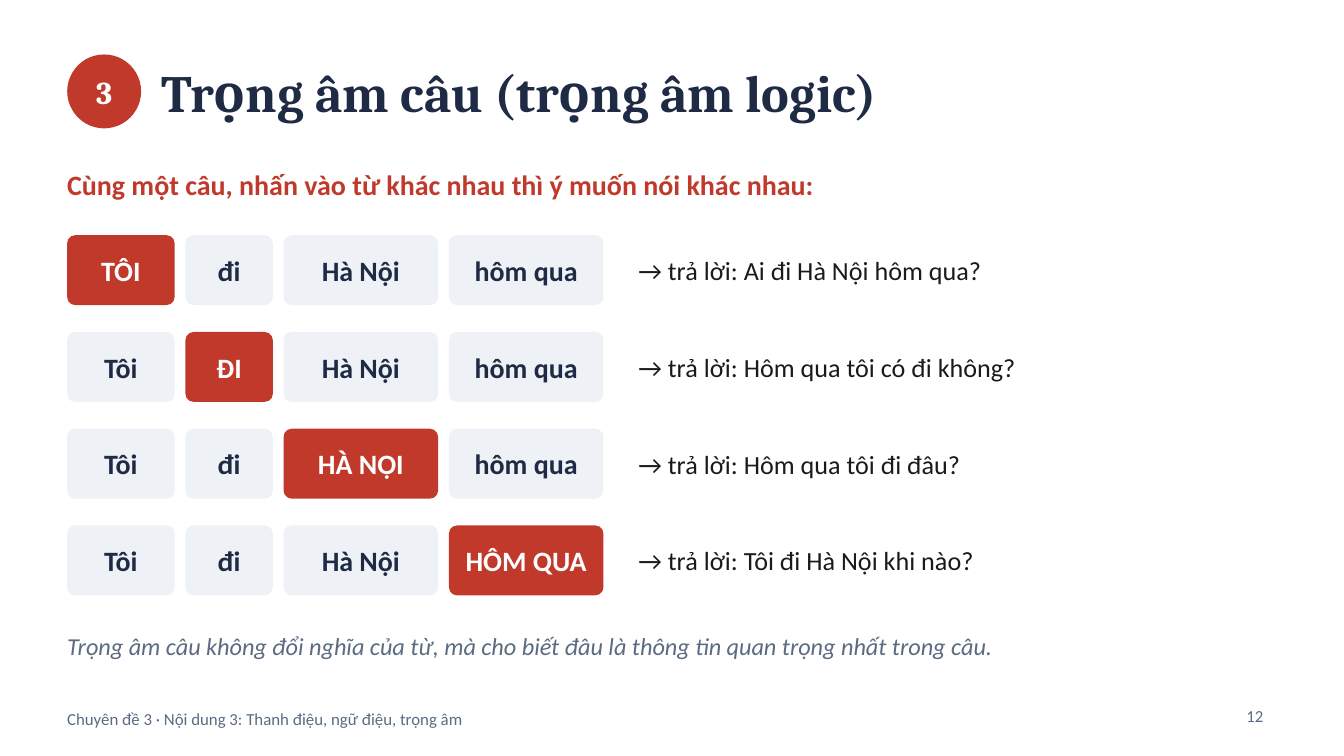
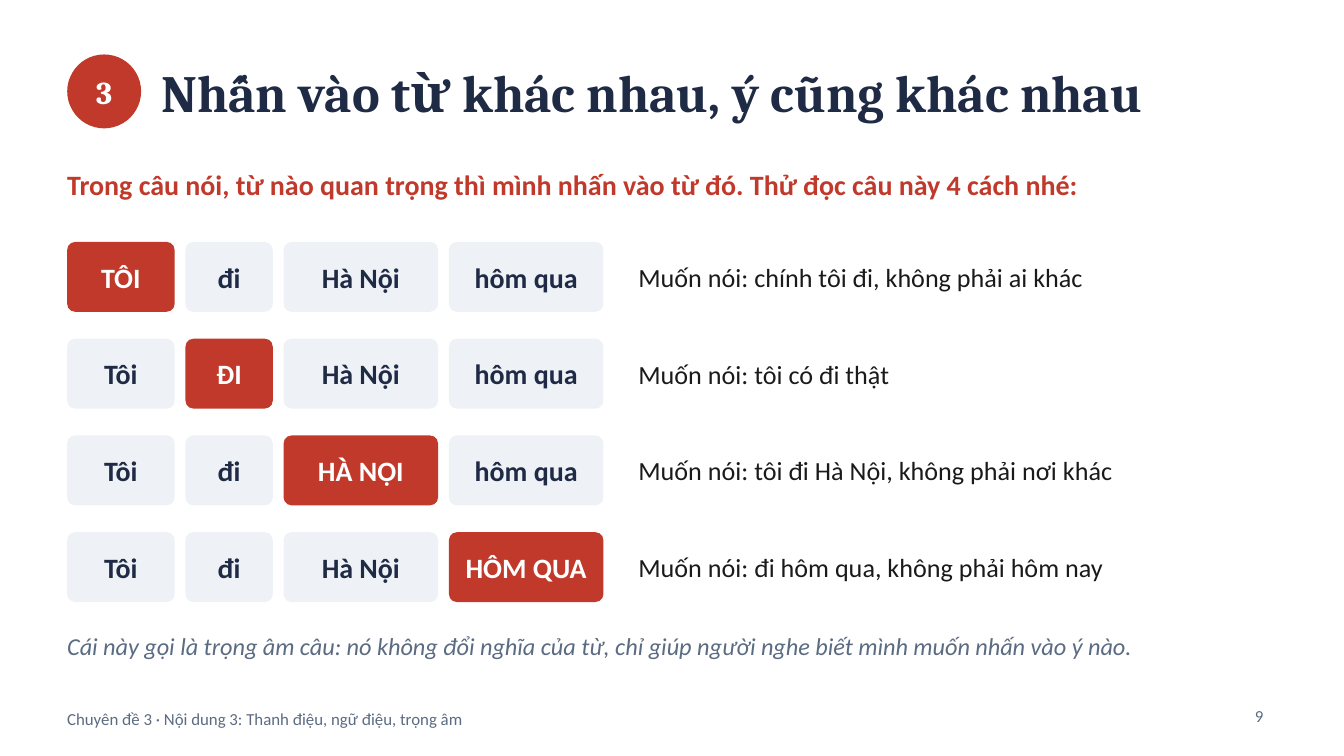
Before and after one commit to datpolime/Claude, a slide deck: slide 9 of Noi_dung_3_Thanh_dieu_ngu_dieu_trong_am.pptx (slide 12 before the commit). Drawn at 1344x756 pixels with LibreOffice and Linux fonts; fonts in the diff are those of the drawing. Boxes give left, top, right and bottom in pixels: in the first picture for what was removed or moved away, otherwise in the second. Text is boxed around its words. In the diff, an @@ line names an element or a change of style, - is before the commit and + after.

```diff
--- a/Noi_dung_3_Thanh_dieu_ngu_dieu_trong_am.pptx
+++ b/Noi_dung_3_Thanh_dieu_ngu_dieu_trong_am.pptx
@@ title at box(299, 74, 1142, 123): text changed @@
-Trọng âm câu (trọng âm logic)
+Nhấn vào từ khác nhau, ý cũng khác nhau
@@ text at box(67, 174, 1078, 200): text changed @@
-Cùng một câu, nhấn vào từ khác nhau thì ý muốn nói khác nhau:
+Trong câu nói, từ nào quan trọng thì mình nhấn vào từ đó. Thử đọc câu này 4 cách nhé:
@@ text at box(638, 267, 1082, 292): text changed @@
-→ trả lời: Ai đi Hà Nội hôm qua?
+Muốn nói: chính tôi đi, không phải ai khác
@@ text at box(638, 364, 889, 389): text changed @@
-→ trả lời: Hôm qua tôi có đi không?
+Muốn nói: tôi có đi thật
@@ text at box(638, 460, 1112, 485): text changed @@
-→ trả lời: Hôm qua tôi đi đâu?
+Muốn nói: tôi đi Hà Nội, không phải nơi khác
@@ 16 texts, 16 rounded rectangles: place and size @@
-16 texts, 16 rounded rectangles at box(67, 235, 603, 595)
+16 texts, 16 rounded rectangles at box(67, 242, 603, 602)
@@ text at box(638, 557, 1103, 582): text changed @@
-→ trả lời: Tôi đi Hà Nội khi nào?
+Muốn nói: đi hôm qua, không phải hôm nay
@@ text at box(67, 636, 1131, 659): text changed @@
-Trọng âm câu không đổi nghĩa của từ, mà cho biết đâu là thông tin quan trọng nhất trong câu.
+Cái này gọi là trọng âm câu: nó không đổi nghĩa của từ, chỉ giúp người nghe biết mình muốn nhấn vào ý nào.
@@ rounded rectangle removed at box(67, 632, 1277, 683) @@
@@ page number at box(1255, 711, 1264, 722): text changed @@
-12
+9
```
Also in this commit, not shown: 25 other slides changed, 5 slides added, 11 slides removed.
